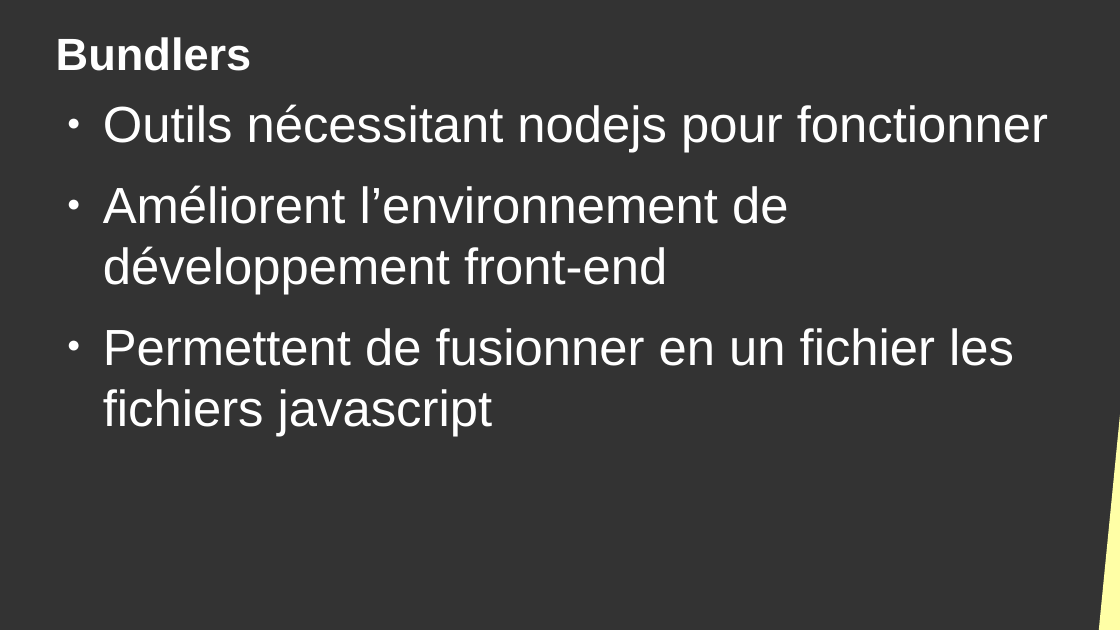
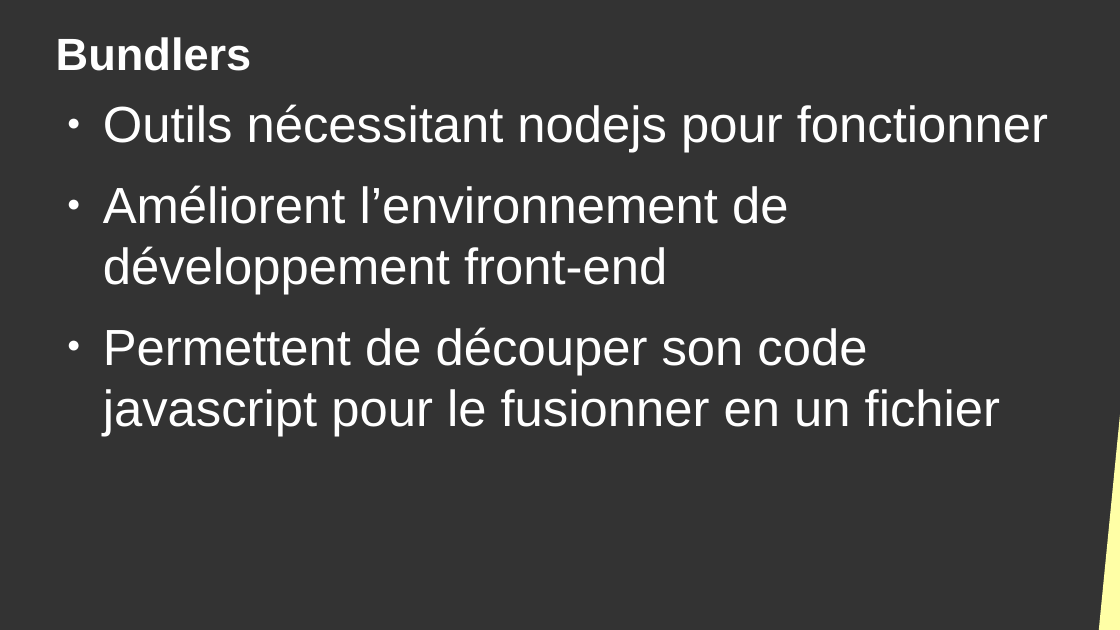
Before and after one commit to DanYellow/cours, a slide deck: slide 5 of developpement-front-s5/travaux-pratiques/numero-4/presentation.odp. Drawn at 1120x630 pixels with LibreOffice and Linux fonts; fonts in the diff are those of the drawing. Boxes give left, top, right and bottom in pixels: in the first picture for what was removed or moved away, otherwise in the second. Text is boxed around its words. In the diff, an @@ line names an element or a change of style, - is before the commit and + after.

```diff
--- a/developpement-front-s5/travaux-pratiques/numero-4/presentation.odp
+++ b/developpement-front-s5/travaux-pratiques/numero-4/presentation.odp
@@ text at (103, 327, 1000, 436): text changed @@
-● Permettent de fusionner en un fichier les fichiers javascript
+● Permettent de découper son code javascript pour le fusionner en un fichier
```
Also in this commit, not shown: 10 slides added, 2 other files.
